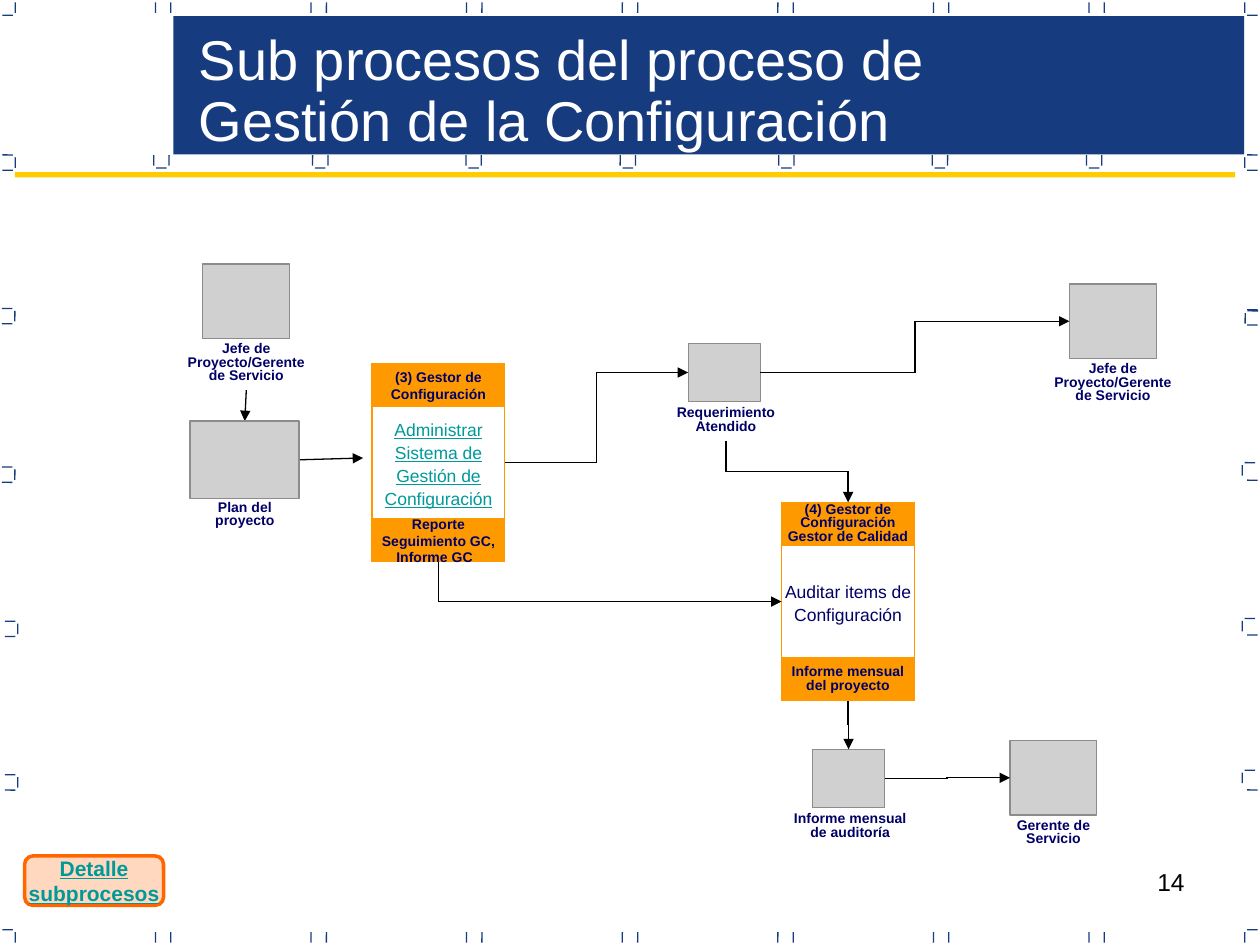
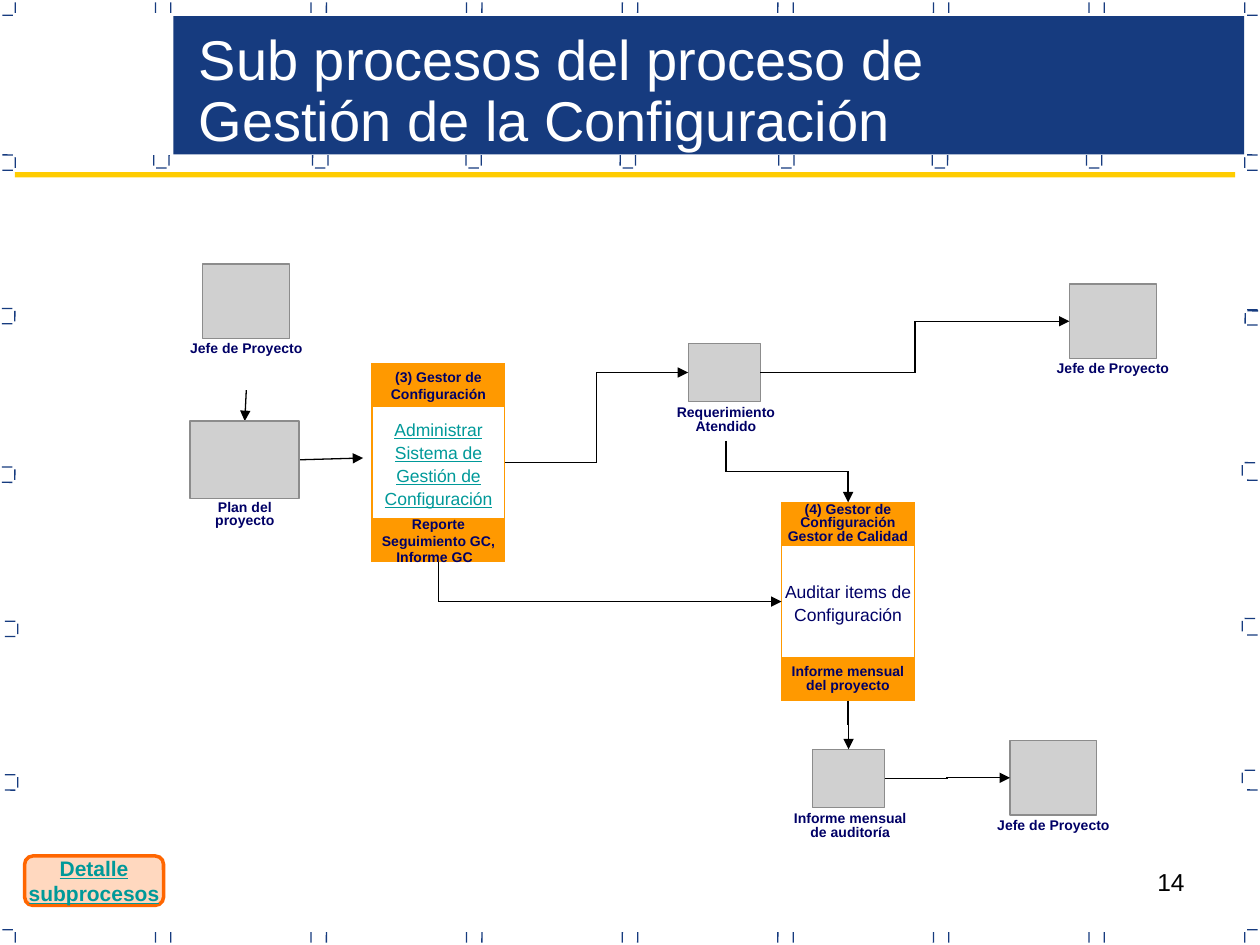
Before and after one commit to CreativeCheeseGame/BoundPhysic, a slide deck: slide 14 of Area de Proceso Gestion Configuracion/PGC_V0.3_2015 Proceso de Gestion de Configuracion.pptx. Drawn at 1260x945 pixels with LibreOffice and Linux fonts; fonts in the diff are those of the drawing; grey boxes stand for pictures. Boxes give left, top, right and bottom in pixels: in the first picture for what was removed or moved away, otherwise in the second. Text is boxed around its words. In the diff, an @@ line names an element or a change of style, - is before the commit and + after.

```diff
--- a/Area de Proceso Gestion Configuracion/PGC_V0.3_2015 Proceso de Gestion de Configuracion.pptx
+++ b/Area de Proceso Gestion Configuracion/PGC_V0.3_2015 Proceso de Gestion de Configuracion.pptx
@@ text at box(190, 343, 302, 356): text changed @@
-Jefe de Proyecto/Gerente de Servicio
+Jefe de Proyecto
@@ text at box(1057, 363, 1169, 376): text changed @@
-Jefe de Proyecto/Gerente de Servicio
+Jefe de Proyecto
@@ text at box(997, 820, 1110, 833): text changed @@
-Gerente de Servicio
+Jefe de Proyecto
```
Also in this commit, not shown: 10 other slides changed, 1 slide removed.
